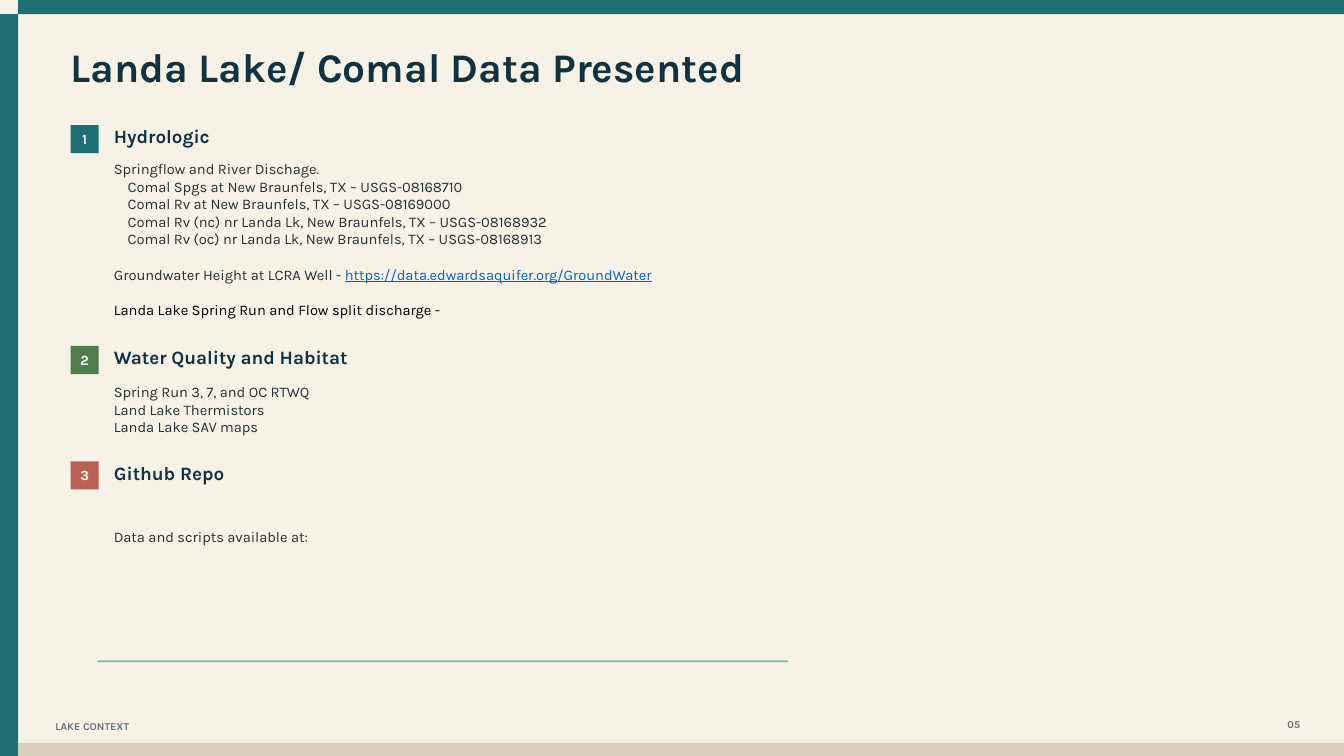
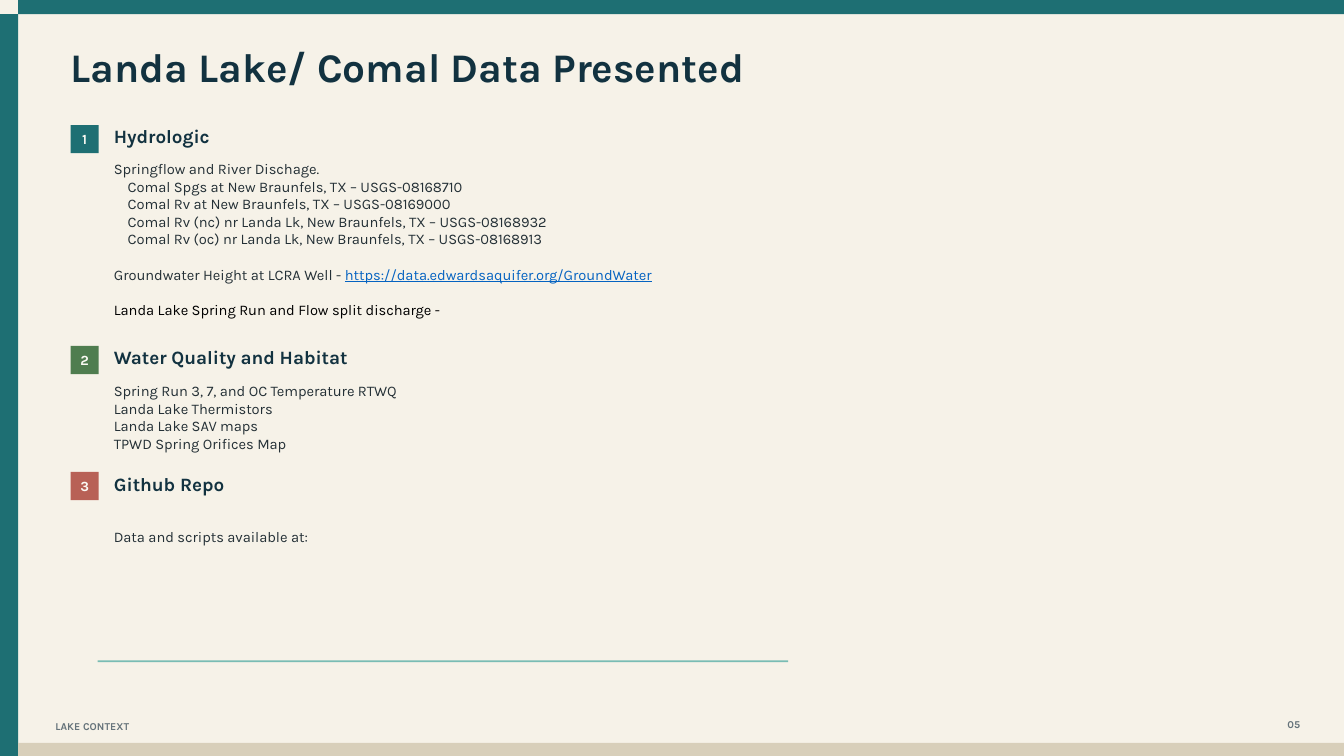
Before and after one commit to cfurl/EAHCP-Fall-2026-Sci-Comm, a slide deck: slide 26 of Comal_mgt_presentation/EAHCP_Landa_Lake.pptx (slide 23 before the commit). Drawn at 1344x756 pixels with LibreOffice and Linux fonts; fonts in the diff are those of the drawing. Boxes give left, top, right and bottom in pixels: in the first picture for what was removed or moved away, otherwise in the second. Text is boxed around its words. In the diff, an @@ line names an element or a change of style, - is before the commit and + after.

Commit message:
Update Landa Lake presentation and figures

```diff
--- a/Comal_mgt_presentation/EAHCP_Landa_Lake.pptx
+++ b/Comal_mgt_presentation/EAHCP_Landa_Lake.pptx
@@ text at box(114, 386, 397, 414): text changed @@
-Spring Run 3, 7, and OC RTWQ
-Land Lake Thermistors
+Spring Run 3, 7, and OC Temperature RTWQ
+Landa Lake Thermistors
@@ text at box(114, 439, 286, 453): paragraph added @@
+TPWD Spring Orifices Map
@@ rectangle "3": place and size @@
-rectangle "3" at box(71, 462, 99, 490)
+rectangle "3" at box(71, 472, 99, 500)
@@ text "Github Repo": place and size @@
-text "Github Repo" at box(114, 466, 224, 485)
+text "Github Repo" at box(114, 477, 224, 496)
```
Also in this commit, not shown: 4 other slides changed, 3 slides added, 9 other files.
